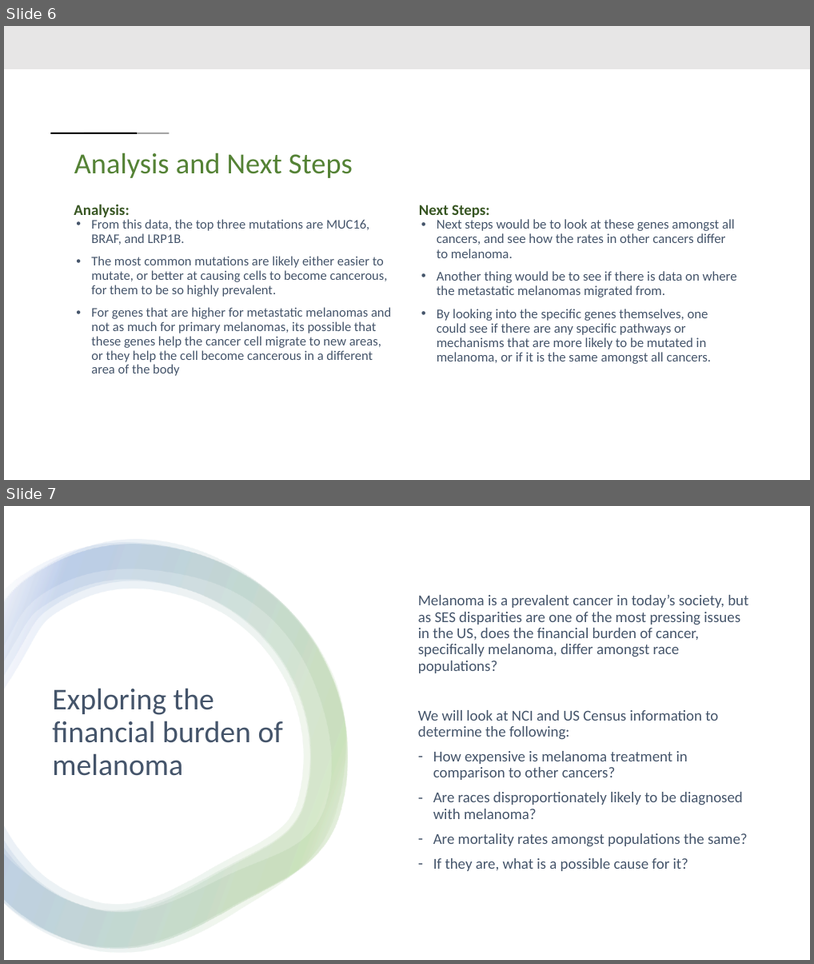
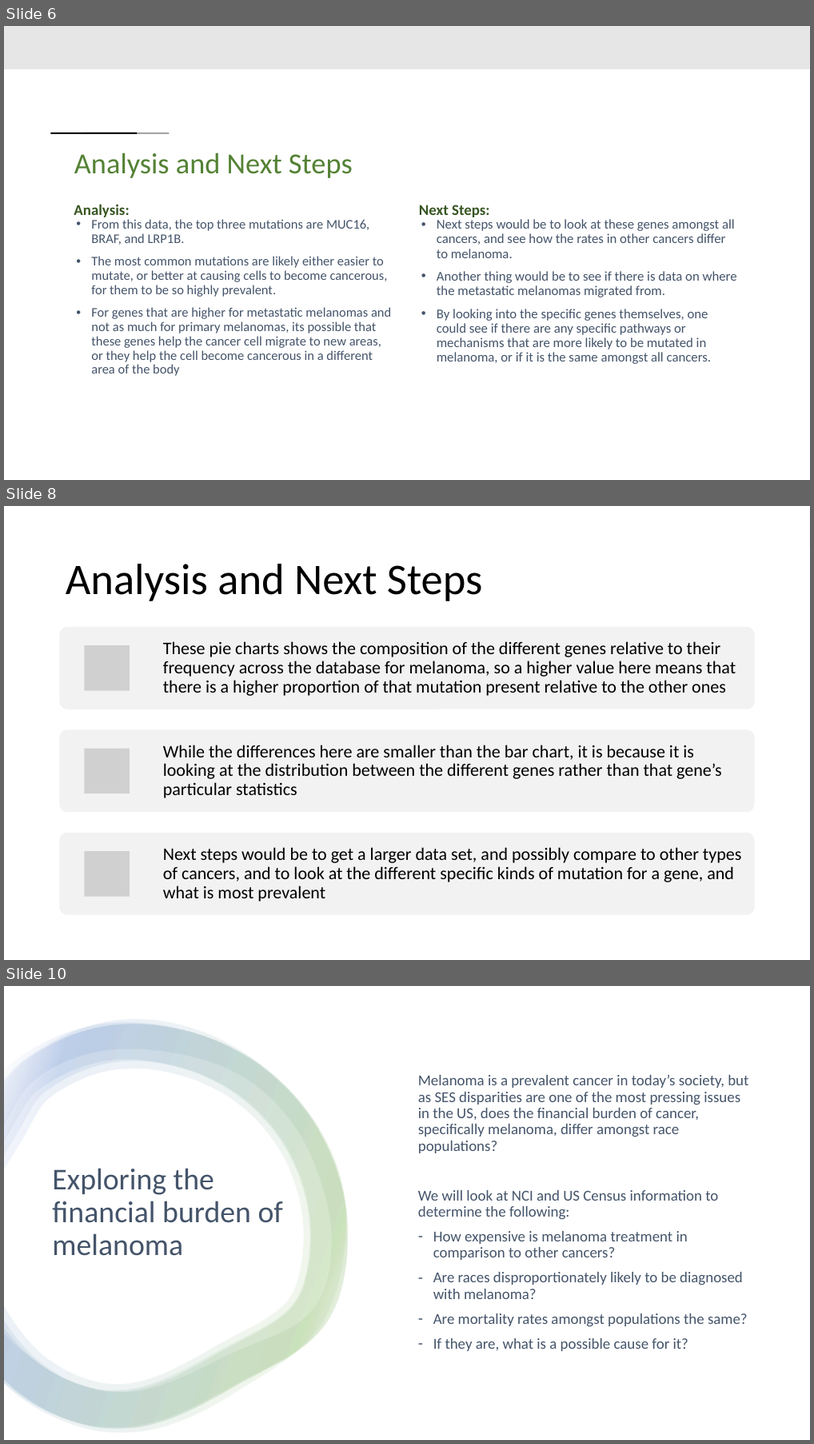
Before and after one commit to ishasaldhi/Project-1, a slide deck: Project 1 .4.pptx. Shown one above the other, each under a label of ours: slides 6 and 7 before the commit, slides 6, 8 and 10 after it; the slides between them are not shown. The pictures are 814x964 and 814x1444 pixels, drawn with LibreOffice and Linux fonts; fonts in the diff are those of the drawing; grey boxes stand for pictures. Boxes give left, top, right and bottom in pixels: in the first picture for what was removed or moved away, otherwise in the second. Text is boxed around its words. In the diff, an @@ line names an element or a change of style, - is before the commit and + after.

```diff
--- a/Project 1 .4.pptx
+++ b/Project 1 .4.pptx
@@ slide 8 added at bbox=[4, 506, 810, 960], background #FFFFFF; not listed: 1 template element that a slide beside it also shows @@
@@ rectangle added at bbox=[4, 506, 810, 960], fill #FFFFFF @@
@@ title added at bbox=[66, 564, 483, 601], 52 pt, text #000000 @@
+Analysis and Next Steps
@@ group added at bbox=[60, 627, 755, 915]: 3 rounded rectangles, 3 pictures, 3 texts @@
+These pie charts shows the composition of the different genes relative to their frequency across the database for melanoma, so a higher value here means that there is a higher proportion of that mutation present relative to the other ones
+While the differences here are smaller than the bar chart, it is because it is looking at the distribution between the different genes rather than that gene’s particular statistics
+Next steps would be to get a larger data set, and possibly compare to other types of cancers, and to look at the different specific kinds of mutation for a gene, and what is most prevalent
@@ what was slide 7 is now slide 10 @@
```
Also in this commit, not shown: 2 other slides added.
